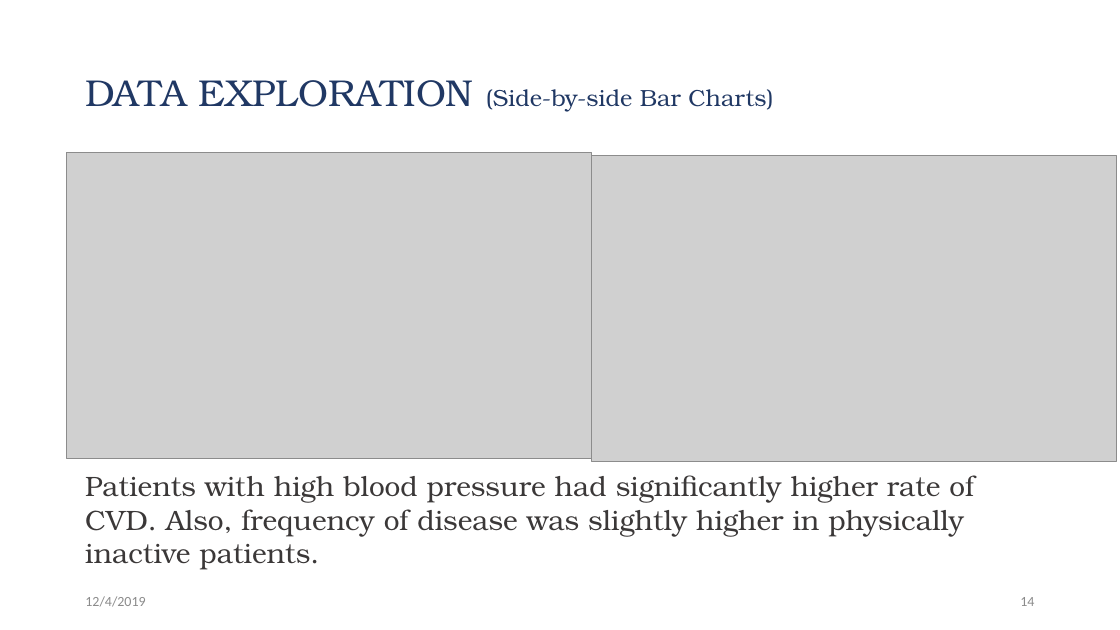
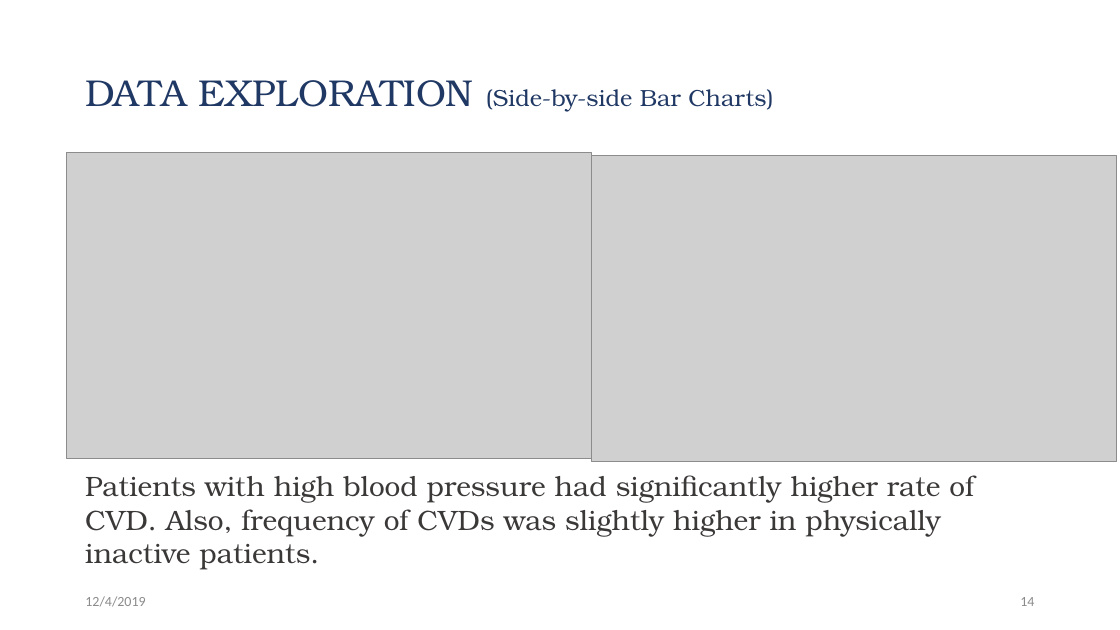
Before and after one commit to Jwen-pg/cds501-predicting-heart-disease, a slide deck: slide 14 of presentation.pptx. Drawn at 1120x630 pixels with LibreOffice and Linux fonts; fonts in the diff are those of the drawing; grey boxes stand for pictures. Boxes give left, top, right and bottom in pixels: in the first picture for what was removed or moved away, otherwise in the second. Text is boxed around its words. In the diff, an @@ line names an element or a change of style, - is before the commit and + after.

```diff
--- a/presentation.pptx
+++ b/presentation.pptx
@@ text at (85, 475, 974, 570): text changed @@
-Patients with high blood pressure had significantly higher rate of CVD. Also, frequency of disease was slightly higher in physically inactive patients.
+Patients with high blood pressure had significantly higher rate of CVD. Also, frequency of CVDs was slightly higher in physically inactive patients.
```
Also in this commit, not shown: 4 other slides changed, 1 slide added, 1 slide removed.
